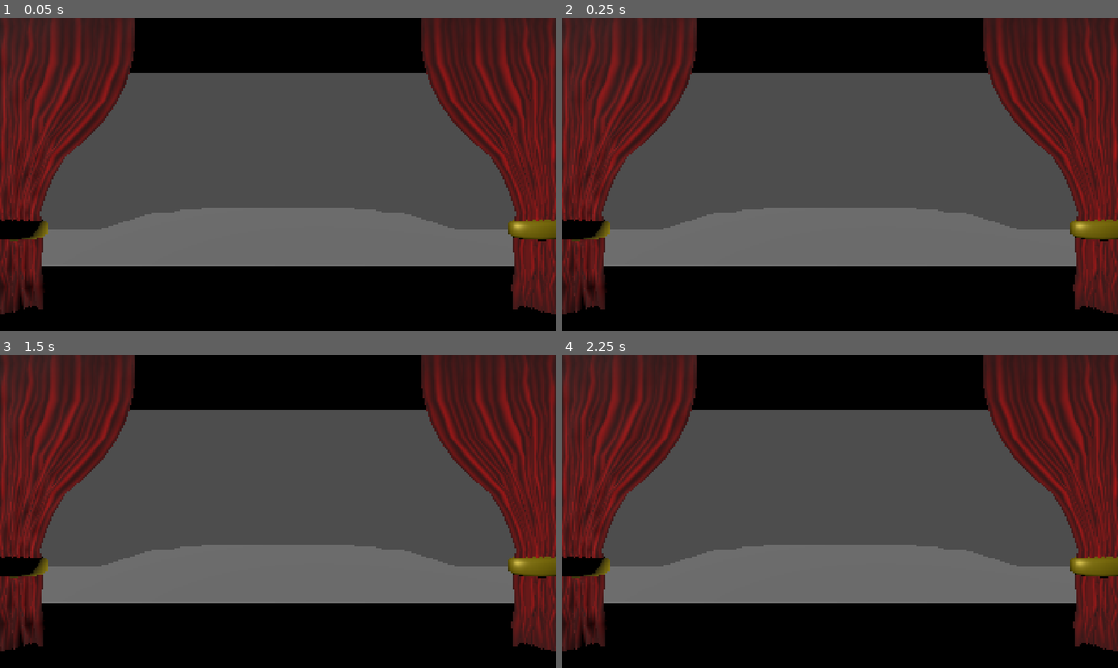
Above: before the commit, frames 1-4 (two rows, left to right).
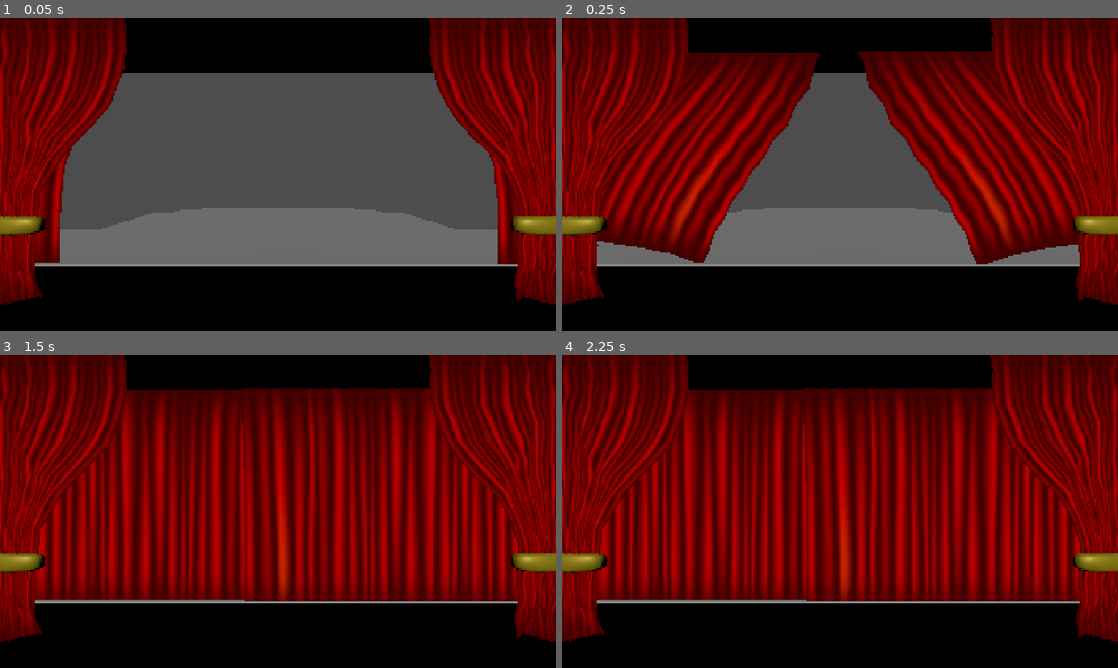
Above: after the commit, the same moments.

Repository: Momonyaro/cgj-2026
Game: Godot game, scene res://src/stage/stage.tscn
The game is run twice, just before and just after one commit, with the same random seed, the same clock (stepped at 60 frames per second) and the same inputs.
Inputs:
- Up to frame 1 (0.05 s): no input
- Up to frame 2 (0.25 s): no input
- Up to frame 3 (1.5 s): tap Enter at 0.5 s; tap Space at 0.77 s
- Up to frame 4 (2.25 s): tap Space at 1.52, 2 s

The runs differ from the first frame. In frame 1, 24% of the frame differs, in the area x 0-100%, y 0-95%; in frame 2, 51%; in frame 3, 71%; in frame 4, 71%.

Commit message:
added verlet-simulated curtains

Diff:
--- a/src/stage/curtain_mat.tres
+++ b/src/stage/curtain_mat.tres
@@ -3,4 +3,7 @@
 [ext_resource type="Texture2D" uid="uid://c3k46vdqtau2c" path="res://src/stage/curtain_Vorhang.png" id="1_yq7x3"]
 
 [resource]
+cull_mode = 2
+diffuse_mode = 3
+specular_mode = 1
 albedo_texture = ExtResource("1_yq7x3")
--- /dev/null
+++ b/src/stage/curtain_mat_unlit.tres
@@ -0,0 +1,7 @@
+[gd_resource type="StandardMaterial3D" format=3 uid="uid://dt3yq4pjpmovu"]
+
+[ext_resource type="Texture2D" uid="uid://c3k46vdqtau2c" path="res://src/stage/curtain_Vorhang.png" id="1_qnvt8"]
+
+[resource]
+shading_mode = 0
+albedo_texture = ExtResource("1_qnvt8")
--- /dev/null
+++ b/src/stage/moving_curtains/curtain_controller.gd
@@ -0,0 +1,26 @@
+extends Node3D
+
+@export var curtain_l: MeshInstance3D
+@export var curtain_r: MeshInstance3D
+
+@export var min_max_move: Vector2
+@export_range(0.0, 1.0) var move_amount: float:
+	set = set_move_amount
+
+func _ready():
+	var l_move_amount = lerp(min_max_move.x, min_max_move.y, move_amount)
+	var r_move_amount = lerp(min_max_move.x, min_max_move.y, move_amount)
+	curtain_l._open_amount = l_move_amount
+	curtain_l.open_amount = l_move_amount
+	curtain_r._open_amount = r_move_amount
+	curtain_r.open_amount = r_move_amount
+
+func set_move_amount(x: float):
+	move_amount = x
+	var l_move_amount = lerp(min_max_move.x, min_max_move.y, x)
+	var r_move_amount = lerp(min_max_move.x, min_max_move.y, x)
+
+	if curtain_l:
+		curtain_l.open_amount = l_move_amount
+	if curtain_r:
+		curtain_r.open_amount = r_move_amount
--- /dev/null
+++ b/src/stage/moving_curtains/verlet_curtains.gd
@@ -0,0 +1,252 @@
+extends MeshInstance3D
+
+@export var columns := 80
+@export var rows := 30
+
+@export var open_amount: float:
+	set = update_open
+@export var spacing := 0.1
+@export var gravity := Vector3(0, -9.8, 0)
+@export var iterations := 8
+@export var damping := 0.995
+@export var curtain_material: StandardMaterial3D
+
+var _open_amount := 0.0
+var _particles: Array[Particle] = []
+var _constraints: Array[Constraint] = []
+var _mesh := ArrayMesh.new()
+
+# ---- Godot Events ----
+
+func _ready() -> void:
+	_create_particles()
+	_create_constraints()
+	mesh = _mesh
+	_update_mesh()
+
+func _physics_process(delta):
+	_open_amount = lerp(_open_amount, open_amount, delta * 3)
+	_move_top_row()
+	_simulate(delta)
+
+	for i in iterations:
+		_solve_constraints()
+
+	_update_mesh()
+
+# ---- Private Functions ----
+
+func update_open(x: float):
+	open_amount = x
+
+func _update_mesh():
+	var vertices := PackedVector3Array()
+	var normals := PackedVector3Array()
+	var uvs := PackedVector2Array()
+	var indices := PackedInt32Array()
+
+	_update_vertices(vertices)
+	_update_uvs(uvs)
+	_update_indices(indices)
+	_update_normals(normals, vertices, indices)
+
+	var arrays = []
+	arrays.resize(Mesh.ARRAY_MAX)
+	arrays[Mesh.ARRAY_VERTEX] = vertices
+	arrays[Mesh.ARRAY_NORMAL] = normals
+	arrays[Mesh.ARRAY_TEX_UV] = uvs
+	arrays[Mesh.ARRAY_INDEX] = indices
+
+	_mesh.clear_surfaces()
+	_mesh.add_surface_from_arrays(Mesh.PRIMITIVE_TRIANGLES, arrays)
+	_mesh.surface_set_material(0, curtain_material)
+
+func _update_vertices(vertices: PackedVector3Array):
+	for p in _particles:
+		vertices.push_back(p.position)
+
+func _update_uvs(uvs: PackedVector2Array):
+	for y in rows:
+		for x in columns:
+			uvs.push_back(Vector2(
+				float(x) / (columns - 1),
+				float(y) / (rows - 1)
+			))
+
+func _update_indices(indices: PackedInt32Array):
+	for y in rows - 1:
+		for x in columns - 1:
+			var a = _index(x, y)
+			var b = _index(x + 1, y)
+			var c = _index(x, y + 1)
+			var d = _index(x + 1, y + 1)
+
+			indices.push_back(a)
+			indices.push_back(c)
+			indices.push_back(b)
+
+			indices.push_back(b)
+			indices.push_back(c)
+			indices.push_back(d)
+
+func _update_normals(normals: PackedVector3Array, vertices: PackedVector3Array, indices: PackedInt32Array):
+	normals.resize(vertices.size())
+
+	for i in normals.size():
+		normals[i] = Vector3.ZERO
+
+	for i in range(0, indices.size(), 3):
+		var ia = indices[i]
+		var ib = indices[i + 1]
+		var ic = indices[i + 2]
+
+		var v0 = vertices[ia]
+		var v1 = vertices[ib]
+		var v2 = vertices[ic]
+
+		var n = (v1 - v0).cross(v2 - v0).normalized()
+
+		normals[ia] += n
+		normals[ib] += n
+		normals[ic] += n
+
+	for i in normals.size():
+		normals[i] = normals[i].normalized()
+
+func _move_top_row():
+	var center_column = (columns - 1) * 0.5
+
+	for x in range(columns):
+		var p = _particles[_index(x, 0)]
+		var target_x: float
+		if x < center_column:
+			target_x = x * spacing - _open_amount
+		else:
+			target_x = x * spacing + _open_amount
+
+		var new_position = Vector3(
+			target_x,
+			p.position.y,
+			p.position.z
+		)
+
+		p.prev_position = p.position
+		p.position = p.position.lerp(
+			new_position,
+			0.1
+		)
+
+func _simulate(delta: float):
+	for p in _particles:
+		if p.pinned:
+			continue
+
+		var velocity = (p.position - p.prev_position) * damping
+		p.prev_position = p.position
+		p.position += velocity
+		p.position += gravity * delta * delta
+
+func _solve_constraints():
+	const stiffness := 0.8
+
+	for c in _constraints:
+		var a = _particles[c.a]
+		var b = _particles[c.b]
+
+		var delta = b.position - a.position
+		var distance = delta.length()
+
+		if distance == 0:
+			continue
+
+		var difference = (
+			(distance - c.rest_length)
+			/ distance
+		) * c.stiffness
+
+		if a.pinned:
+			b.position -= delta * difference * stiffness
+		elif b.pinned:
+			b.position -= delta * difference * stiffness
+		else:
+			var correction = delta * difference * 0.5 * stiffness
+			a.position += correction
+			b.position -= correction
+
+func _create_particles() -> void:
+	for y in rows:
+		for x in columns:
+			var pos = Vector3(
+				x * spacing,
+				-y * spacing,
+				0
+			)
+
+			var pinned = (y == 0)
+			_particles.push_back(Particle.new(pos, pinned))
+	pass
+
+func _create_constraints() -> void:
+	for y in rows:
+		for x in columns:
+			# Structural Constraints
+			if x < columns - 1:
+				_connect(_index(x, y), _index(x + 1, y), 0.5)
+			if y < rows - 1:
+				_connect(_index(x, y), _index(x, y + 1), 1.0)
+
+			# Shear Constraints (alternating)
+			if x < columns - 1 and y < rows - 1:
+				if (x + y) % 2 == 0:
+					_connect(_index(x, y), _index(x + 1, y + 1))
+				else:
+					_connect(_index(x + 1, y), _index(x, y + 1))
+
+			# Bending Constraints
+			if x < columns - 2:
+				_connect(_index(x, y), _index(x + 2, y))
+			if y < rows - 2:
+				_connect(_index(x, y), _index(x, y + 2))
+
+			if y < 5 and y < rows - 1:
+				_connect(
+					_index(x, y),
+					_index(x, y + 1),
+					1.5
+				)
+
+func _connect(a: int, b: int, strength := 1.0):
+	var length = _particles[a].position.distance_to(
+		_particles[b].position
+	)
+
+	_constraints.push_back(
+		Constraint.new(a, b, length, strength)
+	)
+
+func _index(x: int, y: int) -> int:
+	return y * columns + x
+
+# -----
+
+class Particle:
+	var position: Vector3
+	var prev_position: Vector3
+	var pinned := false
+
+	func _init(pos: Vector3, is_pinned := false):
+		position = pos
+		prev_position = pos
+		pinned = is_pinned
+
+class Constraint:
+	var a: int
+	var b: int
+	var rest_length: float
+	var stiffness: float
+
+	func _init(a_index: int, b_index: int, length: float, strength := 1.0):
+		a = a_index
+		b = b_index
+		rest_length = length
+		stiffness = strength
--- /dev/null
+++ b/src/stage/moving_curtains/verlet_curtains.tscn
@@ -0,0 +1,37 @@
+[gd_scene format=3 uid="uid://cb6fc5w6070xs"]
+
+[ext_resource type="Script" uid="uid://cvmjk2m4dsvq6" path="res://src/stage/moving_curtains/verlet_curtains.gd" id="1_eqjjg"]
+[ext_resource type="Script" uid="uid://cmsne5i2ksrpl" path="res://src/stage/moving_curtains/curtain_controller.gd" id="1_ra165"]
+[ext_resource type="Material" uid="uid://dt3yq4pjpmovu" path="res://src/stage/curtain_mat_unlit.tres" id="3_5exsh"]
+
+[node name="VerletCurtains" type="Node3D" unique_id=224548086 node_paths=PackedStringArray("curtain_l", "curtain_r")]
+script = ExtResource("1_ra165")
+curtain_l = NodePath("VerletCurtainL")
+curtain_r = NodePath("VerletCurtainR")
+min_max_move = Vector2(0, 5.7)
+move_amount = 1.0
+
+[node name="Top" type="Node3D" parent="." unique_id=750394654]
+transform = Transform3D(1, 0, 0, 0, 1, 0, 0, 0, 1, 0, 5, 0)
+
+[node name="VerletCurtainL" type="MeshInstance3D" parent="." unique_id=1072805585]
+transform = Transform3D(-1, 0, -8.742278e-08, 0, 1, 0, 8.742278e-08, 0, -1, -4.919, 4.864, -0.1)
+script = ExtResource("1_eqjjg")
+columns = 20
+rows = 14
+spacing = 0.395
+gravity = Vector3(0, -5, 0)
+iterations = 4
+damping = 0.88
+curtain_material = ExtResource("3_5exsh")
+
+[node name="VerletCurtainR" type="MeshInstance3D" parent="." unique_id=283737988]
+transform = Transform3D(1, 0, -1.509958e-07, 0, 1, 0, -1.509958e-07, 0, -1, 4.869, 4.864, 0)
+script = ExtResource("1_eqjjg")
+columns = 20
+rows = 14
+spacing = 0.395
+gravity = Vector3(0, -5, 0)
+iterations = 4
+damping = 0.88
+curtain_material = ExtResource("3_5exsh")
--- a/src/stage/stage.tscn
+++ b/src/stage/stage.tscn
@@ -1,6 +1,8 @@
 [gd_scene format=3 uid="uid://dum042ljjtn83"]
 
+[ext_resource type="Script" uid="uid://dn2xq61jyauf" path="res://starter_kit/3d_components/camera_shake_3d.gd" id="1_60fcs"]
 [ext_resource type="PackedScene" uid="uid://doo5xcvy5q11" path="res://src/stage/curtain.glb" id="1_dnqew"]
+[ext_resource type="PackedScene" uid="uid://cb6fc5w6070xs" path="res://src/stage/moving_curtains/verlet_curtains.tscn" id="3_78rax"]
 
 [sub_resource type="StandardMaterial3D" id="StandardMaterial3D_ntm8r"]
 shading_mode = 0
@@ -9,10 +11,14 @@
 [node name="Stage" type="Node3D" unique_id=1423160689]
 
 [node name="DirectionalLight3D" type="DirectionalLight3D" parent="." unique_id=779735266]
-transform = Transform3D(-0.6438052, -0.3825948, -0.6626734, 0, -0.8660254, 0.50000006, -0.7651894, 0.32190266, 0.5575517, 0, 3, 0)
+transform = Transform3D(-0.9902767, -0.06955588, -0.12047431, -2.2804421e-08, -0.8660254, 0.50000006, -0.1391117, 0.49513847, 0.85760474, 0, 3, 0)
 
 [node name="Camera3D" type="Camera3D" parent="." unique_id=1922488885]
 transform = Transform3D(1, 0, 0, 0, 1, 0, 0, 0, 1, 0, 3, 5)
+
+[node name="CameraShake3D" type="Node" parent="Camera3D" unique_id=51681373]
+script = ExtResource("1_60fcs")
+metadata/_custom_type_script = "uid://dn2xq61jyauf"
 
 [node name="CSGBox3D" type="CSGBox3D" parent="." unique_id=1257652140]
 transform = Transform3D(1, 0, 0, 0, 1, 0, 0, 0, 1, 0, -1.5, -1)
@@ -40,8 +46,11 @@
 size = Vector3(15, 5, 0.001)
 material = SubResource("StandardMaterial3D_ntm8r")
 
-[node name="curtain_l" parent="." unique_id=596264142 instance=ExtResource("1_dnqew")]
-transform = Transform3D(-1.5, 0, 0, 0, 1.5, 2.2649371e-07, 0, -2.2649371e-07, 1.5, -5.621, 0.3596292, 0.912)
+[node name="VerletCurtains" parent="." unique_id=224548086 instance=ExtResource("3_78rax")]
+transform = Transform3D(1, 0, 0, 0, 1, 0, 0, 0, 1, 0, 1, 0.48889506)
 
-[node name="curtain_r" parent="." unique_id=1555814128 instance=ExtResource("1_dnqew")]
-transform = Transform3D(1.5, 0, 0, 0, 1.5, 0, 0, 0, 1.5, 5.6213665, 0.3596292, 0.912107)
+[node name="curtain" parent="." unique_id=606440789 instance=ExtResource("1_dnqew")]
+transform = Transform3D(1.5, 0, 0, 0, 1.5, 0, 0, 0, 1.5, 5.989063, 0.37903094, 0.6480404)
+
+[node name="curtain2" parent="." unique_id=1037678031 instance=ExtResource("1_dnqew")]
+transform = Transform3D(-1.5, 0, -1.3113416e-07, 0, 1.5, 0, 1.3113416e-07, 0, -1.5, -5.989, 0.379, 0.648)
Not shown, added: src/stage/moving_curtains/curtain_controller.gd.uid
Not shown, added: src/stage/moving_curtains/verlet_curtains.gd.uid
